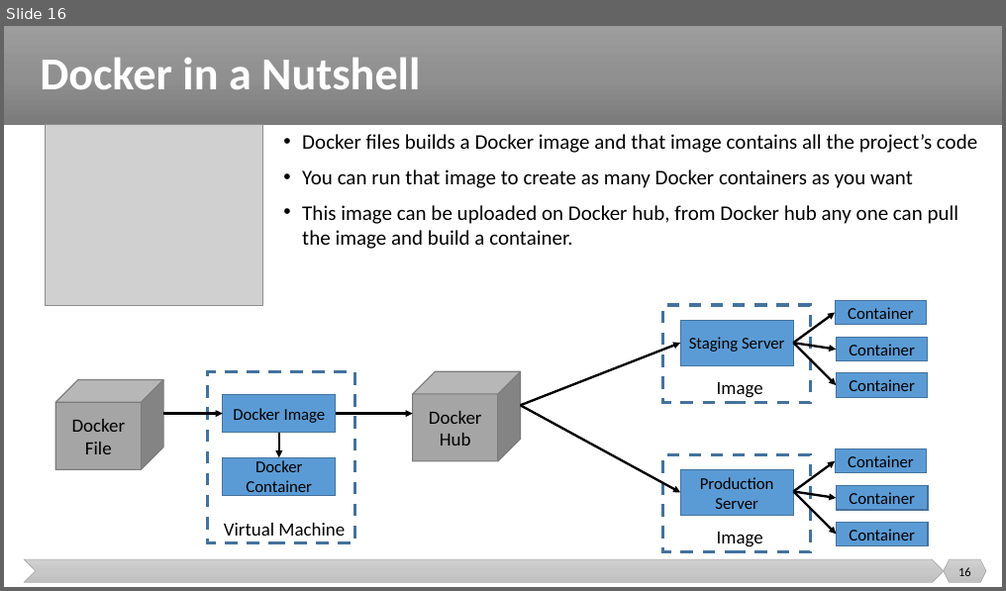
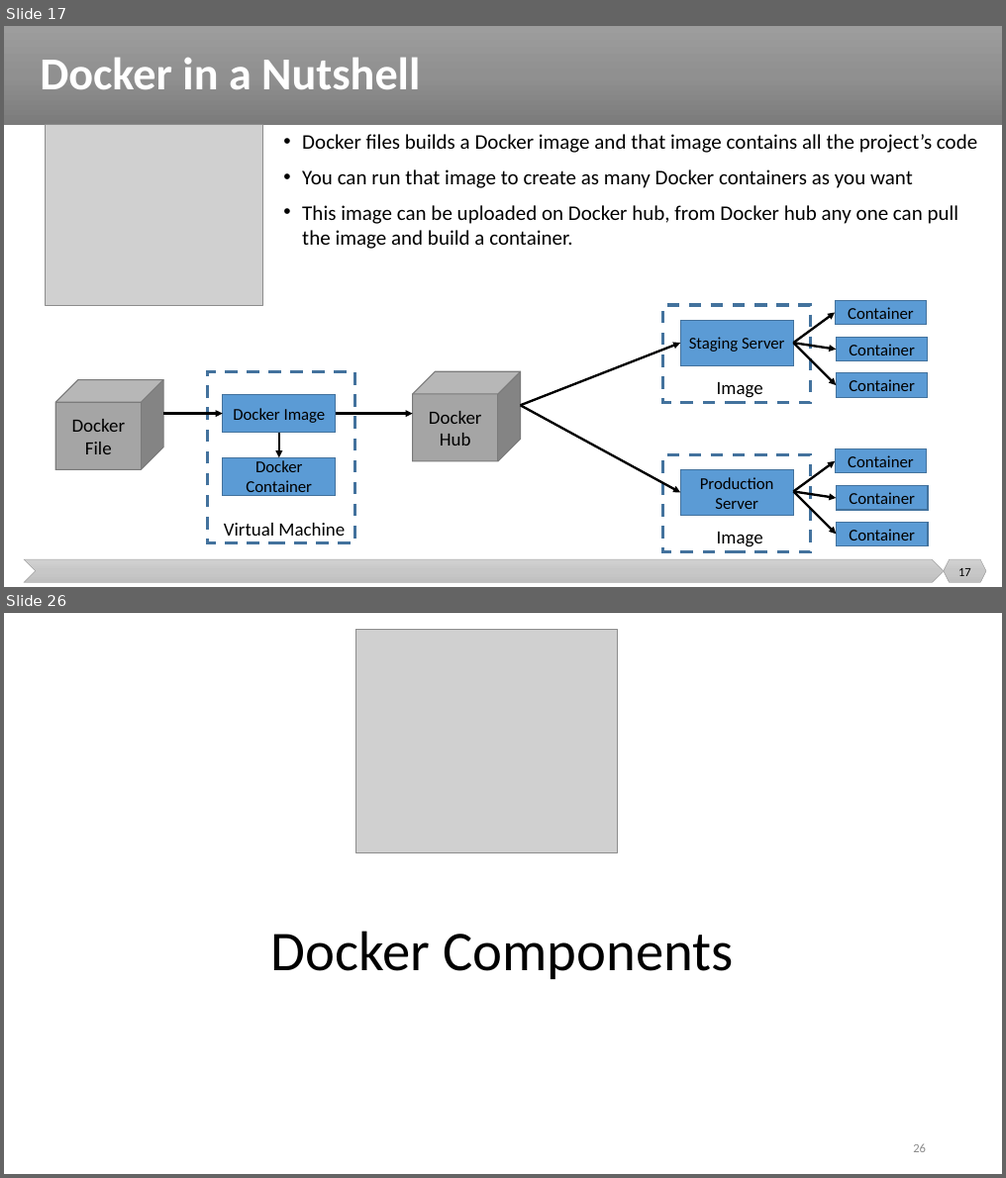
Before and after one commit to malenezi/malenezi, a slide deck: SE489/Lectures/4-Containerization/Containerization.pptx. Shown one above the other, each under a label of ours: slide 16 before the commit, slides 17 and 26 after it; the slides between them are not shown. The pictures are 1006x591 and 1006x1178 pixels, drawn with LibreOffice and Linux fonts; fonts in the diff are those of the drawing; grey boxes stand for pictures. Boxes give left, top, right and bottom in pixels: in the first picture for what was removed or moved away, otherwise in the second. Text is boxed around its words. In the diff, an @@ line names an element or a change of style, - is before the commit and + after.

```diff
--- a/SE489/Lectures/4-Containerization/Containerization.pptx
+++ b/SE489/Lectures/4-Containerization/Containerization.pptx
@@ slide 26 added at [4,613,1002,1174], background #FFFFFF @@
@@ picture added at [355,630,618,854] @@
@@ title added at [271,931,733,979], 54 pt, text #000000 @@
+Docker Components
@@ page number added at [913,1144,926,1153], 12 pt, text #8C8C8C @@
+26
@@ what was slide 16 is now slide 17 @@
@@ page number at [958,569,971,576]: text changed @@
-16
+17
```
Also in this commit, not shown: 17 other slides added.
